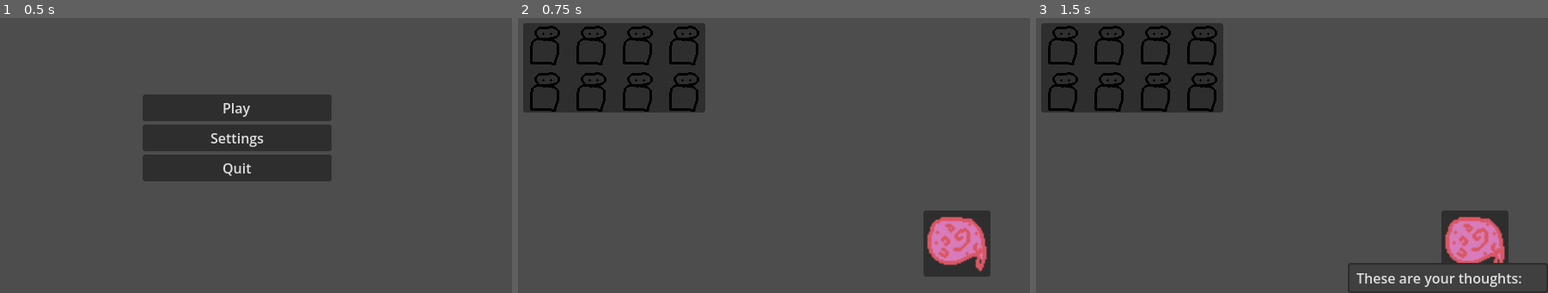
Above: before the commit, frames 1-3 (left to right).
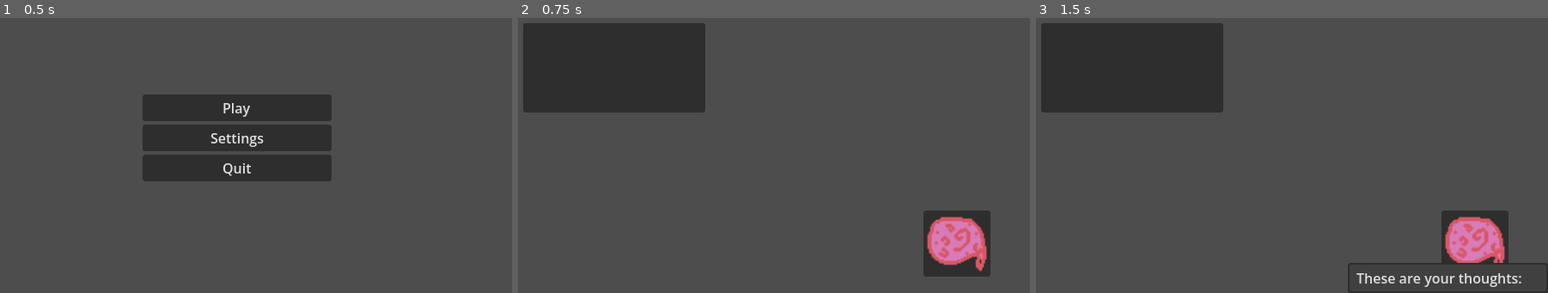
Above: after the commit, the same moments.

Repository: CashRed/PublicDomain
Game: Godot game, scene res://scenes/main_menu.tscn
Two runs of this game, one before a commit and one after it. Both use one fixed random seed, a clock stepped at 60 frames per second and the inputs below.
Inputs (mouse positions are in pixels of both pictures, inside the frame that each line leads up to):
- Up to frame 1 (0.5 s): no input
- Up to frame 2 (0.75 s): click "Play" at 0.5 s
- Up to frame 3 (1.5 s): click (1476, 243) at 1.25 s

Frame 1 is identical in both runs. In frame 2, 2.0% of the frame differs, in the area x 2-36%, y 2-35%; in frame 3, 2.0%.

Commit message:
Working on Juror Box
I really hate ai rn and deleted all of it. dude, i feel fried rn but i'll get there. need to fill grid container with randomized juror resources.

Diff:
--- /dev/null
+++ b/JuryBoxSeats.gd
@@ -0,0 +1,8 @@
+class_name InventorySlot
+extends Resource
+
+var juror: JuryMember = null
+var quantity: int = 0
+
+func is_empty() -> bool:
+	return juror == null
--- /dev/null
+++ b/juror_box_ui.gd
@@ -0,0 +1,18 @@
+extends Control
+
+@export var Jury: juror_box
+@export var seat_scene: PackedScene
+
+@onready var box: GridContainer = $JurorBoxSeats
+
+func _ready() -> void:
+	Jury.new_jury.connect(_refresh)
+	_refresh()
+
+func _refresh() -> void:
+	for child in box.get_children():
+		child.queue_free()
+	for seat in Jury.seats:
+		var ui_seat: JurorBoxUISeat = seat_scene.instantiate()
+		ui_seat.set_slot_data(seat)
+		box.add_child(ui_seat)
--- a/juror_randomizer.gd
+++ /dev/null
@@ -1,4 +0,0 @@
-extends Node
-
-@export var juror_spawn Array[PackedScene]
-@export var juror_spawn_rates: Array[float]
--- a/project.godot
+++ b/project.godot
@@ -20,7 +20,7 @@
 window/size/viewport_width=640
 window/size/viewport_height=360
 window/size/borderless=true
-window/stretch/mode="canvas_items"
+window/stretch/mode="viewport"
 window/stretch/scale_mode="integer"
 
 [physics]
--- /dev/null
+++ b/resources/Jury_Jimmy.tres
@@ -0,0 +1,11 @@
+[gd_resource type="Resource" script_class="JuryMember" format=3 uid="uid://d057v4r0qihks"]
+
+[ext_resource type="Script" uid="uid://cijtf3nukjt0c" path="res://scripts/JuryMember.gd" id="1_dcm7x"]
+[ext_resource type="Texture2D" uid="uid://da6aph143uksa" path="res://assets/TestingTerry.png" id="2_ohy47"]
+
+[resource]
+script = ExtResource("1_dcm7x")
+character_name = "Jury Jimmy"
+texture = ExtResource("2_ohy47")
+modifiers = Array[String](["Sane", "Calming", "Coin Toss"])
+metadata/_custom_type_script = "uid://cijtf3nukjt0c"
--- a/resources/Paranoid Pam.tres
+++ /dev/null
@@ -1,7 +0,0 @@
-[gd_resource type="Resource" script_class="JuryMember" format=3 uid="uid://cmude042pg5m5"]
-
-[ext_resource type="Script" uid="uid://cijtf3nukjt0c" path="res://scripts/JuryMember.gd" id="1_6p7ku"]
-
-[resource]
-script = ExtResource("1_6p7ku")
-metadata/_custom_type_script = "uid://cijtf3nukjt0c"
--- a/scenes/argument_manager.tscn
+++ /dev/null
@@ -1,6 +0,0 @@
-[gd_scene format=3 uid="uid://b6xjcfr88d3dn"]
-
-[ext_resource type="Script" uid="uid://da0s2qtu5xlm7" path="res://scripts/argument_manager.gd" id="1_7blq3"]
-
-[node name="ArgumentManager" type="Node" unique_id=1500303892]
-script = ExtResource("1_7blq3")
--- a/scenes/current_jury.tscn
+++ /dev/null
@@ -1,6 +0,0 @@
-[gd_scene format=3 uid="uid://bbipg1akjyfwt"]
-
-[ext_resource type="Script" uid="uid://biwk18jfbqy1x" path="res://scripts/current_jury.gd" id="1_dkxwa"]
-
-[node name="current_jury" type="Node" unique_id=1564783359]
-script = ExtResource("1_dkxwa")
--- a/scenes/gameplay.tscn
+++ b/scenes/gameplay.tscn
@@ -1,7 +1,6 @@
 [gd_scene format=3 uid="uid://do6jew37g6n3q"]
 
 [ext_resource type="Script" uid="uid://c1kjhl8023rad" path="res://scripts/gameplay.gd" id="1_7biu0"]
-[ext_resource type="Texture2D" uid="uid://da6aph143uksa" path="res://assets/TestingTerry.png" id="2_l1v76"]
 [ext_resource type="Texture2D" uid="uid://ber4opefjk2dn" path="res://assets/BrainTest.png" id="3_ct7aa"]
 
 [node name="gameplay" type="Node2D" unique_id=112351670]
@@ -13,41 +12,9 @@
 offset_right = 262.0
 offset_bottom = 150.0
 
-[node name="JurorGrid" type="GridContainer" parent="JurorBox" unique_id=1981897736]
+[node name="JuryBoxSeats" type="GridContainer" parent="JurorBox" unique_id=1981897736]
 layout_mode = 2
 columns = 4
-
-[node name="TextureRect" type="TextureRect" parent="JurorBox/JurorGrid" unique_id=2023414273]
-layout_mode = 2
-texture = ExtResource("2_l1v76")
-
-[node name="TextureRect2" type="TextureRect" parent="JurorBox/JurorGrid" unique_id=1590053383]
-layout_mode = 2
-texture = ExtResource("2_l1v76")
-
-[node name="TextureRect3" type="TextureRect" parent="JurorBox/JurorGrid" unique_id=1089032702]
-layout_mode = 2
-texture = ExtResource("2_l1v76")
-
-[node name="TextureRect4" type="TextureRect" parent="JurorBox/JurorGrid" unique_id=1074041686]
-layout_mode = 2
-texture = ExtResource("2_l1v76")
-
-[node name="TextureRect5" type="TextureRect" parent="JurorBox/JurorGrid" unique_id=831834975]
-layout_mode = 2
-texture = ExtResource("2_l1v76")
-
-[node name="TextureRect6" type="TextureRect" parent="JurorBox/JurorGrid" unique_id=1531026390]
-layout_mode = 2
-texture = ExtResource("2_l1v76")
-
-[node name="TextureRect7" type="TextureRect" parent="JurorBox/JurorGrid" unique_id=310429453]
-layout_mode = 2
-texture = ExtResource("2_l1v76")
-
-[node name="TextureRect8" type="TextureRect" parent="JurorBox/JurorGrid" unique_id=956724234]
-layout_mode = 2
-texture = ExtResource("2_l1v76")
 
 [node name="PanelContainer" type="PanelContainer" parent="." unique_id=1034741496]
 offset_left = 516.0
--- a/scenes/juror.tscn
+++ /dev/null
@@ -1,5 +0,0 @@
-[gd_scene format=3 uid="uid://doi6pa81g5kex"]
-
-[node name="Juror" type="TextureRect" unique_id=1239043082]
-offset_right = 40.0
-offset_bottom = 40.0
--- a/scenes/juror_randomizer.tscn
+++ /dev/null
@@ -1,7 +0,0 @@
-[gd_scene format=3 uid="uid://dp1w2o1p0w5cw"]
-
-[ext_resource type="Script" uid="uid://ciofkn4mgnr71" path="res://juror_randomizer.gd" id="1_o3v2k"]
-
-[node name="JurorRandomizer" type="Node" unique_id=1864125269]
-script = ExtResource("1_o3v2k")
-juror_spawn_rates = null
--- a/scripts/argument_manager.gd
+++ /dev/null
@@ -1,52 +0,0 @@
-extends Node
-
-var brain_pile: Array[String] = [
-	"I'm a devout Christian!", "But, I didn't do it.", "I have no money.", "Liar, liar, pants on fire.", "If I did it, may God smite me down!", "I was just following the chicken.", "It was my evil twin!", "Look over there!", "You have no proof."
-]
-
-var draw_pile: Array[String] = []
-var current_hand: Array[String] = []
-var discard_pile: Array[String]= []
-
-func _ready() -> void:
-	start_new_trial()
-
-func start_new_trial() -> void:
-	draw_pile = brain_pile.duplicate() # copies 10 base arguments into the active draw pile and shuffle
-	draw_pile.shuffle()
-	discard_pile.clear()
-	draw_next_hand()
-
-func draw_next_hand() -> void:
-	current_hand.clear()
-
-	# Draw up to 3 cards
-	for i in range(3):
-		if draw_pile.is_empty():
-			# If out of thoughts, reshuffle the discard pile back in
-			draw_pile = discard_pile.duplicate()
-			draw_pile.shuffle()
-			discard_pile.clear()
-
-		if not draw_pile.is_empty():
-			current_hand.append(draw_pile.pop_front())
-
-	print("Your 3 argument choices: ", current_hand)
-
-func play_argument(argument_name: String):
-	print("Player used: ", argument_name)
-
-	# Remove from hand and send to discard
-	current_hand.erase(argument_name)
-	discard_pile.append(argument_name)
-
-	# Tell all 8 jurors to process this argument
-	# 'jurors_group' is a node holding your 8 juror instances
-	for juror in $JurorGrid.get_children():
-		juror.evaluate_argument(argument_name)
-
-	# Check if all 8 are won over
-	pass #check_victory_condition()
-
-	# Draw back up to 3 for the next turn
-	draw_next_hand()
--- a/scripts/current_jury.gd
+++ /dev/null
@@ -1,18 +0,0 @@
-extends Node
-
-# 1. Declare the variable at the top of the script
-var current_jury: Array = []
-
-@onready var juror_grid = $JurorGrid
-const JUROR_SCENE = preload("res://scenes/juror.tscn")
-
-func _ready() -> void:
-	spawn_8_jurors()
-
-func spawn_8_jurors() -> void:
-	for i in range(8):
-		var new_juror = JUROR_SCENE.instantiate()
-		juror_grid.add_child(new_juror)
-
-		# 2. Populate the array so 'current_jury' is no longer empty!
-		current_jury.append(new_juror)
--- /dev/null
+++ b/scripts/juror_box.gd
@@ -0,0 +1,20 @@
+class_name juror_box
+extends Resource
+
+signal new_jury
+@export var seats: Array[JuryBoxSeats] = []
+@export var max_seats: int = 8
+
+func _init() -> void:
+	for i in range(max_seats):
+		seats.append(JuryBoxSeats.new())
+
+func add_juror(new_juror: JuryMember, amount: int = 1) -> int:
+	var remaining := amount
+	for seat in seats:
+		if remaining <= 0:
+			break
+		if seat.is_empty():
+			seat.juror = new_juror
+	new_jury.emit()
+	return remaining
Not shown, added: JuryBoxSeats.gd.uid
Not shown, added: juror_box_ui.gd.uid
Not shown, removed: juror_randomizer.gd.uid
Not shown, removed: scripts/argument_manager.gd.uid
Not shown, removed: scripts/current_jury.gd.uid
Not shown, added: scripts/juror_box.gd.uid
